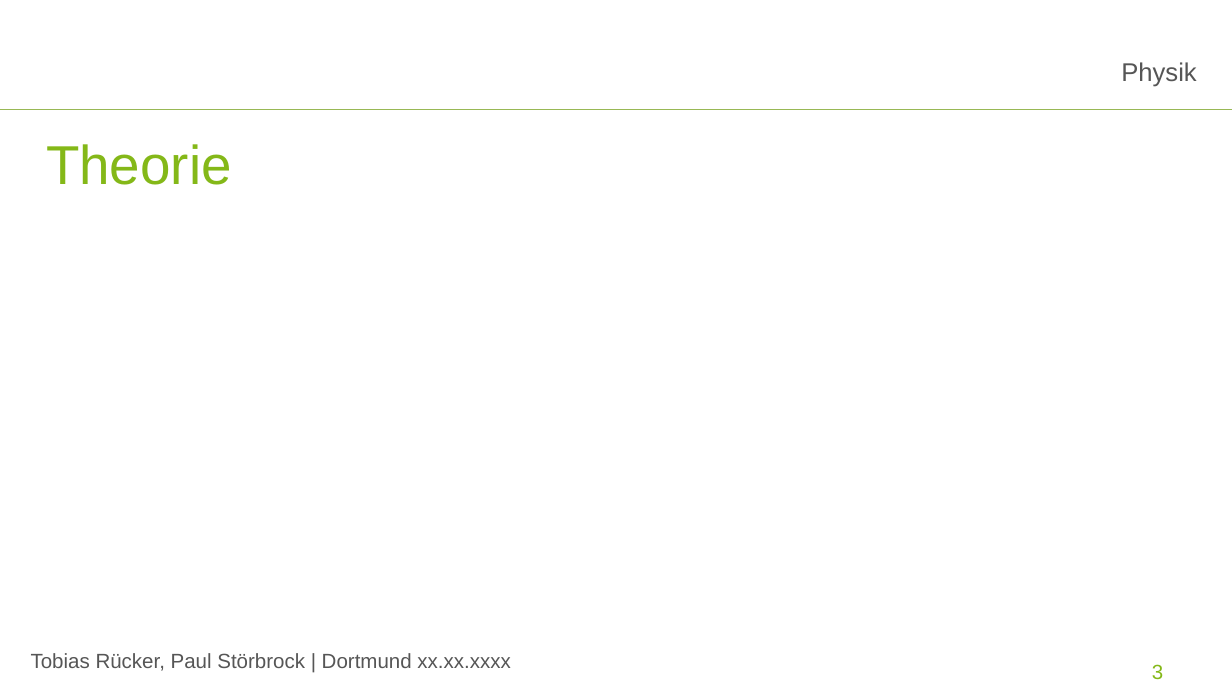
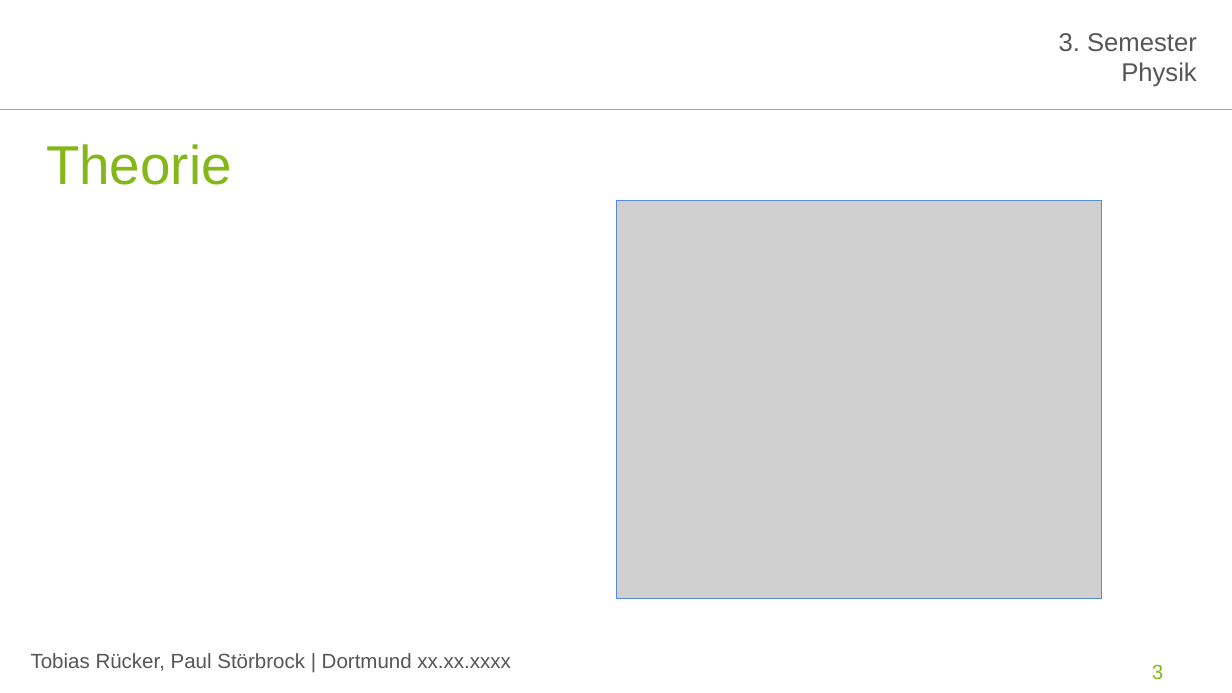
Before and after one commit to paul-stoerbrock/Praktikum, a slide deck: slide 3 of SV/SV_Millikan.pptx. Drawn at 1232x693 pixels with LibreOffice and Linux fonts; fonts in the diff are those of the drawing; grey boxes stand for pictures; background and template pictures are left out. Boxes give left, top, right and bottom in pixels: in the first picture for what was removed or moved away, otherwise in the second. Text is boxed around its words. In the diff, an @@ line names an element or a change of style, - is before the commit and + after.

Commit message:
added Theorie

```diff
--- a/SV/SV_Millikan.pptx
+++ b/SV/SV_Millikan.pptx
@@ text "3. Semester": place and size @@
-text "3. Semester" at box(1121, 62, 1196, 87)
+text "3. Semester" at box(1059, 33, 1197, 87)
@@ text at box(1059, 33, 1197, 52): paragraph added @@
+3. Semester
@@ picture added at box(616, 201, 1101, 599) @@
```
Also in this commit, not shown: 5 other slides changed, 2 slides added, 1 slide removed.
